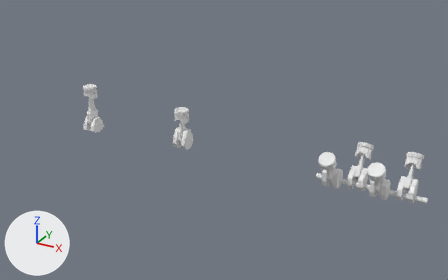
Two versions of the Blender file piston.blend, one commit apart.
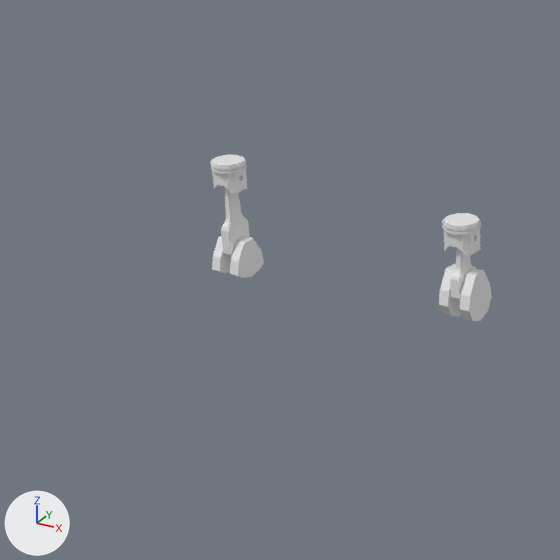
There are two pictures of each version: one whole from a 50 mm lens placed at (24.9, -74.3, 35.7), pointed at (-16.9, 1.6, -2.2), one close up on the part from 0% to 49% of the width and 8% to 87% of the height. Arrows for +X, +Y and +Z are at lower left; the lights stay in place.
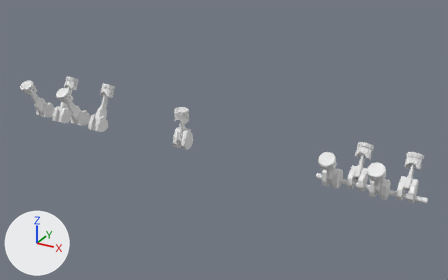
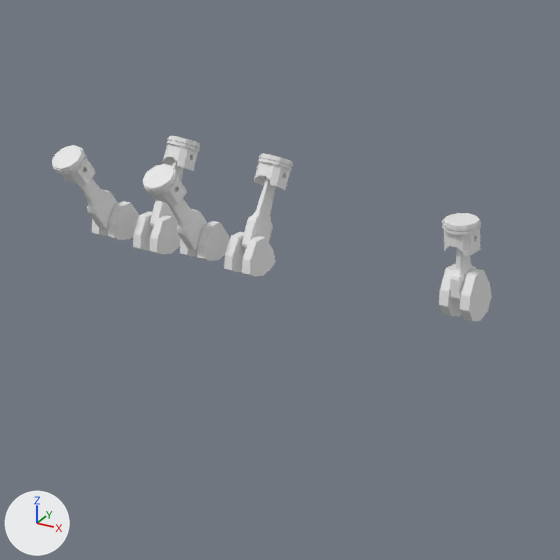
Commit message: more adjustments

Boxes [x1, y1, x2, y2] around the edits, measured in the close-ups (560 x 560 px):
'Cylinder.007', moved: before [212, 236, 264, 278]; after [180, 221, 230, 261]
'Cylinder.006', moved, turned: before [210, 155, 247, 194]; after [143, 164, 187, 207]
'Cylinder.013', added: after [224, 232, 276, 276]
'Cube.008', moved, turned: before [221, 187, 250, 256]; after [150, 159, 184, 227]
'Cylinder.009', added: after [133, 211, 181, 254]
'Cylinder.010', added: after [52, 145, 95, 187]
'Cube.010', added: after [241, 177, 276, 248]
'Cylinder.011', added: after [92, 201, 139, 240]
'Cube.007', added: after [168, 199, 207, 250]
'Cube.009', added: after [78, 178, 118, 229]
'Cylinder.012', added: after [254, 153, 293, 190]
'Cylinder.008', added: after [162, 136, 200, 171]

The change in detail:
Object 'Cylinder.006' (ob_cylinder_006) moves from (-40.99, -0.13, 2.38) to (-44.74, -2.32, 1.51).
Object 'Cylinder.006' (ob_cylinder_006) turns from (0, 0, -25) to (28, 12, -22) degrees about x, y and z.
Object 'Cube.008' (ob_cube_008) moves from (-40.94, -0.11, -2.08) to (-48.7, 1.88, -2.57).
Object 'Cube.008' (ob_cube_008) turns from (0.1, -0.1, 0) to (-30, -0.1, 0) degrees about x, y and z.
Object 'Cylinder.007' (ob_cylinder_007) moves from (-41.7, -0.12, -4.17) to (-45.45, 1.01, -4.14).
Object 'Cylinder.011' (ob_cylinder_011) is new; it shows a copy of the mesh of ob_cylinder_007.
Its location is (-53.45, 1.01, -4.14).
Its rotation in degrees is (-90, 78, -90).
Its scale is (1.36, 1.36, 0.326).
Object 'Cube.009' (ob_cube_009) is new; it shows a copy of the mesh of ob_cube_008.
Its location is (-52.69, -0.08, -2.35).
Its rotation in degrees is (30, -0.1, -0).
Its scale is (0.366, 1.0, 1.03).
Object 'Cylinder.010' (ob_cylinder_010) is new; it shows a copy of the mesh of ob_cylinder_006.
Its location is (-52.74, -2.32, 1.51).
Its rotation in degrees is (28, 12, -22).
Its scale is (1.09, 1.09, 0.631).
Object 'Cylinder.009' (ob_cylinder_009) is new; it shows a copy of the mesh of ob_cylinder_007.
Its location is (-49.46, 0.78, -4.37).
Its rotation in degrees is (-90, 78, -90).
Its scale is (1.36, 1.36, 0.326).
Object 'Cylinder.008' (ob_cylinder_008) is new; it shows a copy of the mesh of ob_cylinder_006.
Its location is (-48.75, 4.1, 1.3).
Its rotation in degrees is (-28, -12, -22).
Its scale is (1.09, 1.09, 0.631).
Object 'Cube.007' (ob_cube_007) is new; it shows a copy of the mesh of ob_cube_008.
Its location is (-44.69, -0.08, -2.35).
Its rotation in degrees is (30, -0.1, -0).
Its scale is (0.366, 1.0, 1.03).
Object 'Cylinder.013' (ob_cylinder_013) is new; it shows a copy of the mesh of ob_cylinder_007.
Its location is (-41.46, 0.78, -4.37).
Its rotation in degrees is (-90, 78, -90).
Its scale is (1.36, 1.36, 0.326).
Object 'Cube.010' (ob_cube_010) is new; it shows a copy of the mesh of ob_cube_008.
Its location is (-40.7, 1.88, -2.57).
Its rotation in degrees is (-30, -0.1, 0).
Its scale is (0.366, 1.0, 1.03).
Object 'Cylinder.012' (ob_cylinder_012) is new; it shows a copy of the mesh of ob_cylinder_006.
Its location is (-40.75, 4.1, 1.3).
Its rotation in degrees is (-28, -12, -22).
Its scale is (1.09, 1.09, 0.631).
